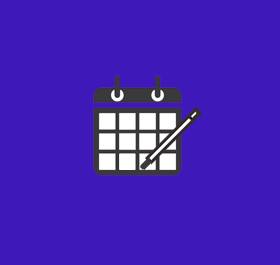
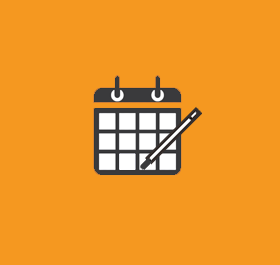
Revision of a layered 280 x 265 image; what changed, layer by layer:
painted on "Layer 2" over [left=0, top=0, right=280, bottom=265]
